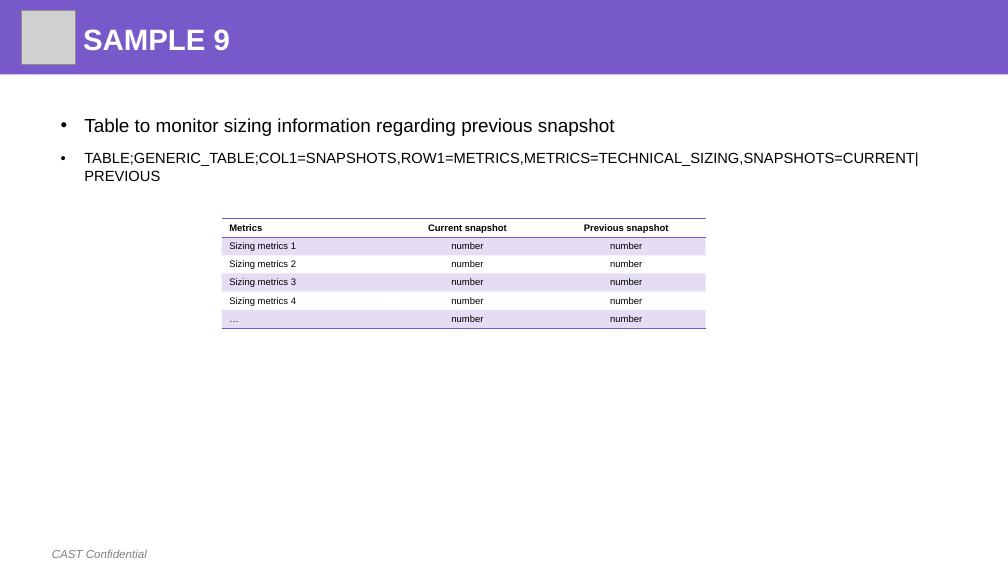
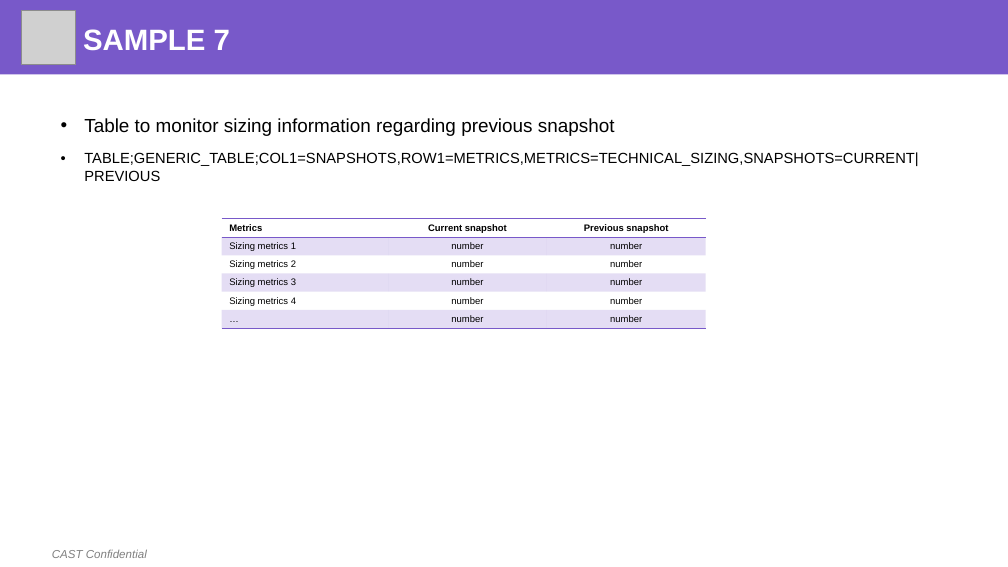
Before and after one commit to CAST-projects/ReportGenerator, a slide deck: slide 10 of CastReporting.Reporting/TemplatesFiles/Generic Table Definition.pptx. Drawn at 1008x567 pixels with LibreOffice and Linux fonts; fonts in the diff are those of the drawing; grey boxes stand for pictures; background and template pictures are left out. Boxes give left, top, right and bottom in pixels: in the first picture for what was removed or moved away, otherwise in the second. Text is boxed around its words. In the diff, an @@ line names an element or a change of style, - is before the commit and + after.

```diff
--- a/CastReporting.Reporting/TemplatesFiles/Generic Table Definition.pptx
+++ b/CastReporting.Reporting/TemplatesFiles/Generic Table Definition.pptx
@@ title at bbox=[83, 29, 230, 51]: text changed @@
-SAMPLE 9
+SAMPLE 7
```
Also in this commit, not shown: 2 other slides changed.
